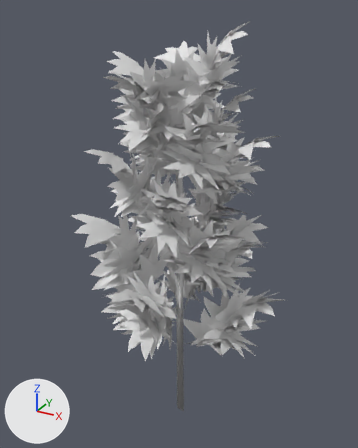
The FBX model Models/Plants/Vegetation1Indica.fbx, before and after one commit.
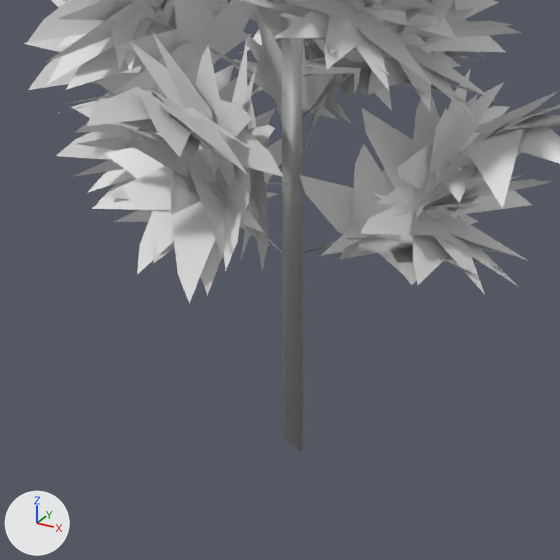
Old and new are each drawn whole from a 50 mm camera at (0.736, -1.342, 1.529) aimed at (-0.014, 0.022, 0.847) and again close up on the part from 23% to 75% of the width and 58% to 100% of the height. The lights are fixed; the arrows at lower left show +X, +Y and +Z. The first two pictures are the older version. Materials are left out; every surface is plain grey. Where no turn or scale is listed for an object, it has been applied to the vertices.

Before the edit, the objects in view are built like this:
```python
me_sativaleaf_retopology_001 = bpy.data.meshes.new('SativaLeaf_Retopology.001')
me_sativaleaf_retopology_001.from_pydata(...)  # 6785 vertices, 3107 faces; spans x -0.36..0.382, y -0.385..0.359, z 0.064..1.495
# faces by material slot: [2766, 341]
me_sativaleaf_retopology_001.materials.append(mat_weed_007)
me_sativaleaf_retopology_001.materials.append(mat_material_001)
ob_vegetation1indica = bpy.data.objects.new('Vegetation1Indica', me_sativaleaf_retopology_001)
ob_vegetation1indica.location = (0.0, 0.0, 0.0)
```
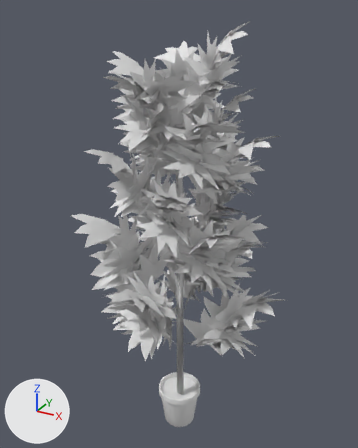
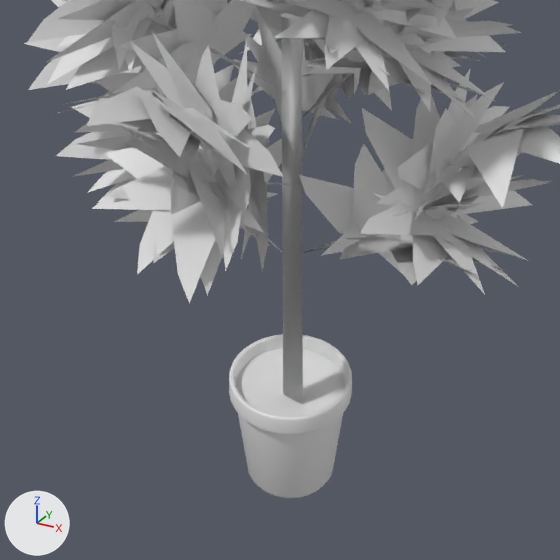
The newer file is also turned or shifted as a whole; pictures and numbers use the older file's frame.

Pixel boxes [x1, y1, x2, y2] of what changed, in the close-ups (560 x 560 px):
'Vegetation1Indica', reshaped: before [24, 0, 560, 451]; after [24, 0, 560, 498]
part 1 of me_sativaleaf_retopology_001, added: after [229, 334, 352, 498]
part 2 of me_sativaleaf_retopology_001, added: after [236, 348, 345, 416]

What changed in the scene script:
```text
Change me_sativaleaf_retopology_001:
    used by ob_vegetation1indica; location = (0.0, 0.0, 0.0)
    remove me_sativaleaf_retopology_001.from_pydata(...)  # 6785 vertices, 3107 faces; spans x -0.36..0.382, y -0.385..0.359, z 0.064..1.495
    add me_sativaleaf_retopology_001.from_pydata(...)  # 7339 vertices, 3618 faces; spans x -0.36..0.382, y -0.385..0.359, z 0.005..1.495
    me_sativaleaf_retopology_001 part 1: a new loose piece of 512 vertices spanning x -0.081..0.081, y -0.081..0.081, z 0.005..0.168
    me_sativaleaf_retopology_001 part 2: a new loose piece of 42 vertices spanning x -0.074..0.074, y -0.072..0.072, z 0.143..0.15
```
